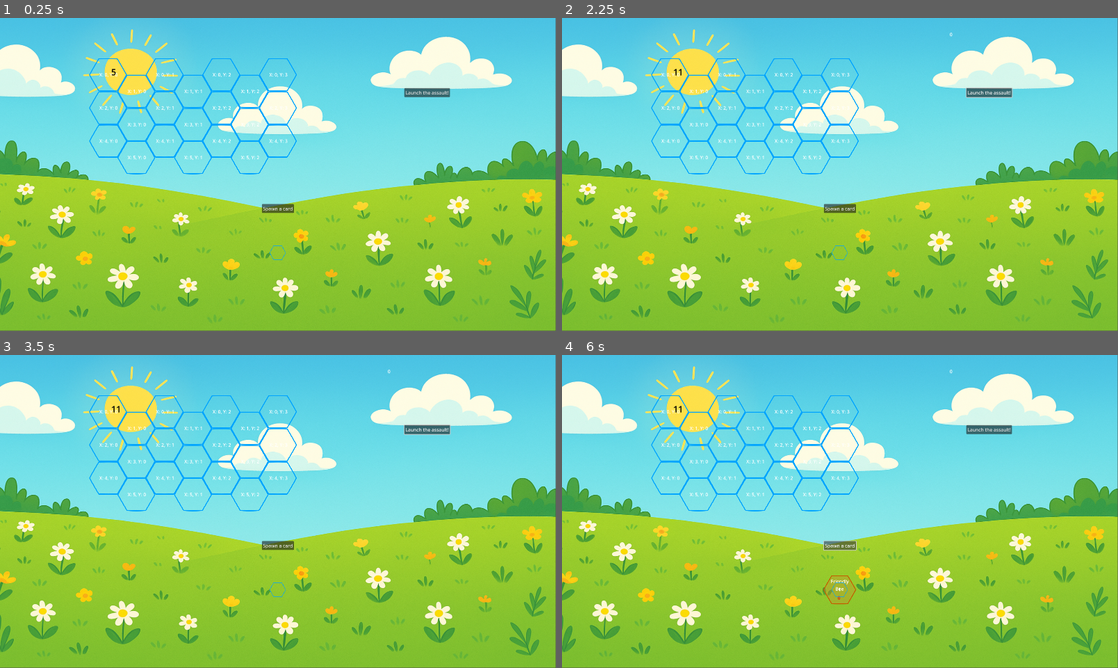
Above: before the commit, frames 1-4 (two rows, left to right).
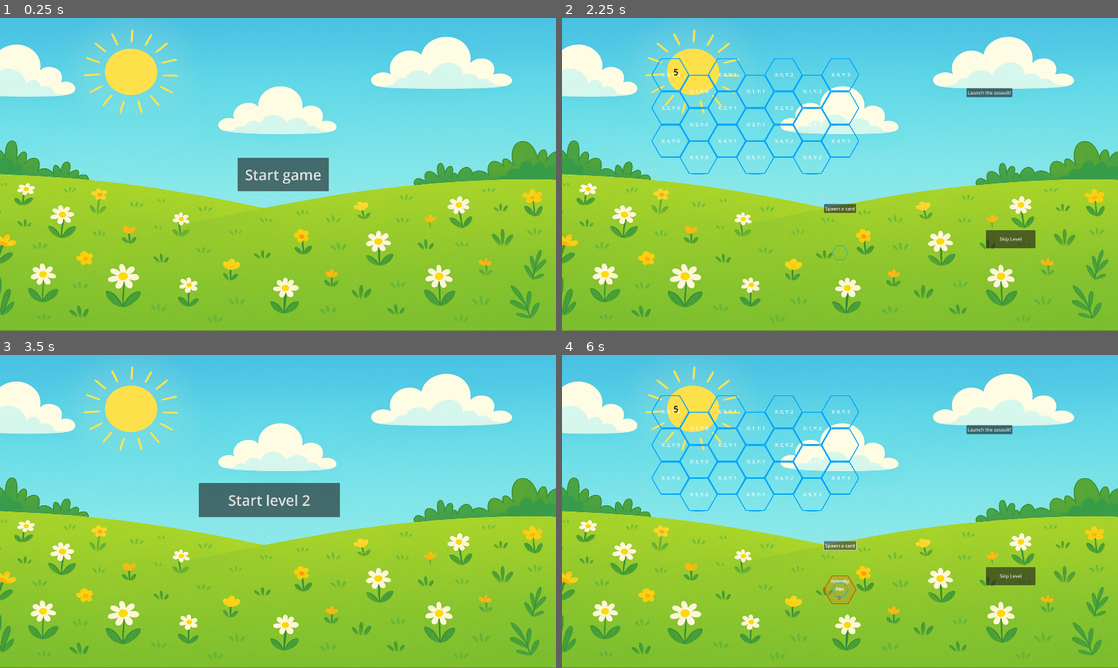
Above: after the commit, the same moments.

Repository: tysia2512/buzzco
Game: Godot game, scene res://scenes/main.tscn
Two runs of this game, one before a commit and one after it. Both use one fixed random seed, a clock stepped at 60 frames per second and the inputs below.
Inputs (mouse positions are in pixels of both pictures, inside the frame that each line leads up to):
- Up to frame 1 (0.25 s): no input
- Up to frame 2 (2.25 s): click (990, 93) at 0.5 s, where only the run before the commit has a clickable "Launch the assault!"; click (990, 93) at 1.25 s, where only the run before the commit has a clickable "Launch the assault!"; click (845, 174) at 2 s, where only the run after the commit has a clickable "Start game"
- Up to frame 3 (3.5 s): click (450, 577) at 2.75 s, where only the run after the commit has a clickable "Skip Level"
- Up to frame 4 (6 s): click (828, 498) at 3.5 s, where only the run after the commit has a clickable "Start level 2"; click (1012, 577) at 4.25 s, where only the run after the commit has a clickable "Skip Level"; click (828, 498) at 5 s, where only the run after the commit has a clickable "Start level 3"; click "Spawn a card" at 5.75 s

The runs differ from the first frame. In frame 1, 5.1% of the frame differs, in the area x 0-100%, y 0-100%; in frame 2, 2.8%; in frame 3, 6.1%; in frame 4, 2.8%.

Commit message:
Add basic game loop manager

Diff:
--- a/grid.gd
+++ b/grid.gd
@@ -49,7 +49,7 @@
 	for row in grid:
 		for tile in row:
 			if tile.get_card() != null:
-				points += tile.get_card().get_attack_with_effects()
+				points += tile.get_card().card.get_attack_with_effects()
 	return points
 
 func clear_cards() -> void:
--- /dev/null
+++ b/scenes/enemy_manager.tscn
@@ -0,0 +1,5 @@
+[gd_scene format=3 uid="uid://cx2m6md070sfq"]
+
+[node name="EnemyManager" type="Node2D"]
+
+[node name="EnemySpawnPoint" type="Node2D" parent="."]
--- /dev/null
+++ b/scenes/game_loop.gd
@@ -0,0 +1,36 @@
+extends Node2D
+
+@onready var intro_page: Node2D = $IntroPage
+@onready var level_play: Node2D = $LevelPlay
+@onready var next_level_page: NextLeveLPage = $NextLevelPage
+@onready var game_over_page: Node2D = $GameOverPage
+
+var level: int = 1
+
+func ready():
+	intro_page.visible = true
+	level_play.visible = false
+	next_level_page.visible = false
+	game_over_page.visible = false
+
+func _on_start_game_button_pressed() -> void:
+	level_play.prepare_level(level)
+	intro_page.visible = false
+	level_play.visible = true
+
+func _on_level_play_level_cleared() -> void:
+	level += 1
+	level_play.visible = false
+	next_level_page.next_level_button.text = "Start level " + str(level)
+	next_level_page.visible = true
+
+func _on_next_level_button_pressed() -> void:
+	level_play.prepare_level(level)
+	next_level_page.visible = false
+	level_play.visible = true
+
+func _on_button_pressed() -> void:
+	level = 1
+	level_play.prepare_level(level)
+	game_over_page.visible = false
+	level_play.visible = true
--- /dev/null
+++ b/scenes/level_play.gd
@@ -0,0 +1,10 @@
+class_name LevelPlay extends Node2D
+
+signal level_cleared
+
+func prepare_level(level: int):
+	pass
+
+
+func _on_cheat_button_pressed() -> void:
+	level_cleared.emit()
--- /dev/null
+++ b/scenes/level_play.tscn
@@ -0,0 +1,77 @@
+[gd_scene load_steps=11 format=3 uid="uid://b0t0ehhi430ol"]
+
+[ext_resource type="Script" uid="uid://o4fo1k5fxst8" path="res://scenes/level_play.gd" id="1_1uwbi"]
+[ext_resource type="Script" uid="uid://dupf0687sotgl" path="res://scenes/pollen_count.gd" id="1_2jmw1"]
+[ext_resource type="Script" uid="uid://da7y0ixwnlfln" path="res://scripts/point_counter.gd" id="2_1uwbi"]
+[ext_resource type="Script" uid="uid://l7i47vjsqppp" path="res://scenes/launch_attack_button.gd" id="3_obdjb"]
+[ext_resource type="Script" uid="uid://btxvhv1dwgx66" path="res://scripts/card_movement_manager.gd" id="4_5espj"]
+[ext_resource type="PackedScene" uid="uid://qm813tqd45mo" path="res://scenes/deck_n_hand.tscn" id="5_1n5cl"]
+[ext_resource type="PackedScene" uid="uid://q1bx0oxeisoc" path="res://scenes/grid.tscn" id="6_rvuek"]
+[ext_resource type="PackedScene" uid="uid://ckpptl2jqbff3" path="res://scenes/basic_bee_card.tscn" id="7_wvadp"]
+[ext_resource type="PackedScene" uid="uid://cnbumly8wd46w" path="res://scenes/friendly_bee_card.tscn" id="8_x5h4f"]
+[ext_resource type="PackedScene" uid="uid://cx2m6md070sfq" path="res://scenes/enemy_manager.tscn" id="9_nk028"]
+
+[node name="LevelPlay" type="Node2D"]
+script = ExtResource("1_1uwbi")
+
+[node name="PollenCount" type="Label" parent="."]
+offset_left = 385.0
+offset_top = 165.0
+offset_right = 524.0
+offset_bottom = 221.0
+theme_override_colors/font_color = Color(0, 0, 0, 1)
+theme_override_font_sizes/font_size = 30
+script = ExtResource("1_2jmw1")
+
+[node name="PointCounter" type="Control" parent="."]
+layout_mode = 3
+anchors_preset = 0
+offset_left = 1340.0
+offset_top = 45.0
+offset_right = 1512.0
+offset_bottom = 109.0
+script = ExtResource("2_1uwbi")
+
+[node name="PointCounterLabel" type="Label" parent="PointCounter"]
+layout_mode = 0
+offset_right = 40.0
+offset_bottom = 23.0
+
+[node name="LaunchAttackButton" type="Button" parent="."]
+offset_left = 1397.0
+offset_top = 242.0
+offset_right = 1555.0
+offset_bottom = 273.0
+text = "Launch the assault!
+"
+script = ExtResource("3_obdjb")
+
+[node name="CardMovementManager" type="Node2D" parent="."]
+script = ExtResource("4_5espj")
+
+[node name="DeckNHand" parent="CardMovementManager" instance=ExtResource("5_1n5cl")]
+position = Vector2(726, 701)
+
+[node name="Grid" parent="CardMovementManager" instance=ExtResource("6_rvuek")]
+position = Vector2(187, 98)
+
+[node name="CardPresets" type="Node2D" parent="."]
+visible = false
+
+[node name="BasicBeeCard" parent="CardPresets" instance=ExtResource("7_wvadp")]
+
+[node name="FriendlyBeeCard" parent="CardPresets" instance=ExtResource("8_x5h4f")]
+
+[node name="AnimationManager" type="Node2D" parent="."]
+
+[node name="EnemyManager" parent="." instance=ExtResource("9_nk028")]
+
+[node name="CheatButton" type="Button" parent="."]
+offset_left = 1464.0
+offset_top = 732.0
+offset_right = 1635.0
+offset_bottom = 794.0
+text = "Skip Level"
+
+[connection signal="pressed" from="LaunchAttackButton" to="PointCounter" method="_on_launch_attack_button_pressed"]
+[connection signal="pressed" from="CheatButton" to="." method="_on_cheat_button_pressed"]
--- a/scenes/main.tscn
+++ b/scenes/main.tscn
@@ -1,15 +1,10 @@
-[gd_scene load_steps=11 format=3 uid="uid://rgnja06btpb7"]
+[gd_scene load_steps=6 format=3 uid="uid://rgnja06btpb7"]
 
-[ext_resource type="PackedScene" uid="uid://q1bx0oxeisoc" path="res://scenes/grid.tscn" id="1_0wfyh"]
 [ext_resource type="Script" uid="uid://bumb3b6pr0scy" path="res://scenes/main.gd" id="1_85g3d"]
 [ext_resource type="Texture2D" uid="uid://dp46lamxqdnjy" path="res://assets/ChatGPT Image Jun 24, 2025, 08_01_31 PM.png" id="1_o6xl0"]
-[ext_resource type="PackedScene" uid="uid://qm813tqd45mo" path="res://scenes/deck_n_hand.tscn" id="2_sugp2"]
-[ext_resource type="Script" uid="uid://dupf0687sotgl" path="res://scenes/pollen_count.gd" id="3_85g3d"]
-[ext_resource type="Script" uid="uid://da7y0ixwnlfln" path="res://scripts/point_counter.gd" id="3_sugp2"]
-[ext_resource type="Script" uid="uid://btxvhv1dwgx66" path="res://scripts/card_movement_manager.gd" id="4_jyhfs"]
-[ext_resource type="Script" uid="uid://l7i47vjsqppp" path="res://scenes/launch_attack_button.gd" id="5_choun"]
-[ext_resource type="PackedScene" uid="uid://ckpptl2jqbff3" path="res://scenes/basic_bee_card.tscn" id="5_tefeu"]
-[ext_resource type="PackedScene" uid="uid://cnbumly8wd46w" path="res://scenes/friendly_bee_card.tscn" id="6_tefeu"]
+[ext_resource type="Script" uid="uid://duw82m1t6ewrt" path="res://scenes/game_loop.gd" id="3_jyhfs"]
+[ext_resource type="PackedScene" uid="uid://b0t0ehhi430ol" path="res://scenes/level_play.tscn" id="4_tbgi4"]
+[ext_resource type="Script" uid="uid://so73iwpeakdf" path="res://scripts/next_level_page.gd" id="5_tbgi4"]
 
 [node name="Main" type="Node2D"]
 script = ExtResource("1_85g3d")
@@ -19,57 +14,59 @@
 texture = ExtResource("1_o6xl0")
 centered = false
 
-[node name="PollenCount" type="Label" parent="."]
-offset_left = 385.0
-offset_top = 165.0
-offset_right = 524.0
-offset_bottom = 221.0
-theme_override_colors/font_color = Color(0, 0, 0, 1)
-theme_override_font_sizes/font_size = 30
-script = ExtResource("3_85g3d")
+[node name="Camera2D" type="Camera2D" parent="."]
+position = Vector2(960, 540)
 
-[node name="PointCounter" type="Control" parent="."]
-layout_mode = 3
-anchors_preset = 0
-offset_left = 1340.0
-offset_top = 45.0
-offset_right = 1512.0
-offset_bottom = 109.0
-script = ExtResource("3_sugp2")
+[node name="GameLoop" type="Node2D" parent="."]
+script = ExtResource("3_jyhfs")
 
-[node name="PointCounterLabel" type="Label" parent="PointCounter"]
-layout_mode = 0
-offset_right = 40.0
-offset_bottom = 23.0
+[node name="IntroPage" type="Node2D" parent="GameLoop"]
 
-[node name="LaunchAttackButton" type="Button" parent="."]
-offset_left = 1397.0
-offset_top = 242.0
-offset_right = 1555.0
-offset_bottom = 273.0
-text = "Launch the assault!
-"
-script = ExtResource("5_choun")
+[node name="StartGameButton" type="Button" parent="GameLoop/IntroPage"]
+offset_left = 820.0
+offset_top = 483.0
+offset_right = 1136.0
+offset_bottom = 598.0
+theme_override_font_sizes/font_size = 50
+text = "Start game"
 
-[node name="CardMovementManager" type="Node2D" parent="."]
-script = ExtResource("4_jyhfs")
-
-[node name="DeckNHand" parent="CardMovementManager" instance=ExtResource("2_sugp2")]
-position = Vector2(726, 701)
-
-[node name="Grid" parent="CardMovementManager" instance=ExtResource("1_0wfyh")]
-position = Vector2(187, 98)
-
-[node name="CardPresets" type="Node2D" parent="."]
+[node name="LevelPlay" parent="GameLoop" instance=ExtResource("4_tbgi4")]
 visible = false
 
-[node name="BasicBeeCard" parent="CardPresets" instance=ExtResource("5_tefeu")]
+[node name="NextLevelPage" type="Node2D" parent="GameLoop"]
+visible = false
+script = ExtResource("5_tbgi4")
 
-[node name="FriendlyBeeCard" parent="CardPresets" instance=ExtResource("6_tefeu")]
+[node name="NextLevelButton" type="Button" parent="GameLoop/NextLevelPage"]
+offset_left = 687.0
+offset_top = 442.0
+offset_right = 1174.0
+offset_bottom = 560.0
+theme_override_font_sizes/font_size = 50
 
-[node name="Camera2D" type="Camera2D" parent="."]
-position = Vector2(1, 0)
-anchor_mode = 0
+[node name="GameOverPage" type="Node2D" parent="GameLoop"]
+visible = false
 
-[connection signal="pressed" from="LaunchAttackButton" to="." method="_on_launch_attack_button_pressed"]
-[connection signal="pressed" from="LaunchAttackButton" to="PointCounter" method="_on_launch_attack_button_pressed"]
+[node name="Label" type="Label" parent="GameLoop/GameOverPage"]
+offset_left = 788.0
+offset_top = 350.0
+offset_right = 1115.0
+offset_bottom = 491.0
+theme_override_font_sizes/font_size = 50
+text = "Womp Womp
+Game Over"
+horizontal_alignment = 1
+vertical_alignment = 1
+
+[node name="Button" type="Button" parent="GameLoop/GameOverPage"]
+offset_left = 761.0
+offset_top = 558.0
+offset_right = 1130.0
+offset_bottom = 635.0
+theme_override_font_sizes/font_size = 50
+text = "Start bew gane"
+
+[connection signal="pressed" from="GameLoop/IntroPage/StartGameButton" to="GameLoop" method="_on_start_game_button_pressed"]
+[connection signal="level_cleared" from="GameLoop/LevelPlay" to="GameLoop" method="_on_level_play_level_cleared"]
+[connection signal="pressed" from="GameLoop/NextLevelPage/NextLevelButton" to="GameLoop" method="_on_next_level_button_pressed"]
+[connection signal="pressed" from="GameLoop/GameOverPage/Button" to="GameLoop" method="_on_button_pressed"]
--- /dev/null
+++ b/scripts/game_state.gd
@@ -0,0 +1,11 @@
+extends Node2D
+
+enum TurnStage {
+	ANIMATION,
+	PLAYER_MOVE,
+	ENEMY_MOVE
+}
+
+var turn_stage: TurnStage = TurnStage.PLAYER_MOVE
+
+var player_health: int
--- /dev/null
+++ b/scripts/next_level_page.gd
@@ -0,0 +1,3 @@
+class_name NextLeveLPage extends Node2D
+
+@onready var next_level_button: Button = $NextLevelButton
Not shown, added: scenes/game_loop.gd.uid
Not shown, added: scenes/level_play.gd.uid
Not shown, added: scripts/game_state.gd.uid
Not shown, added: scripts/next_level_page.gd.uid
